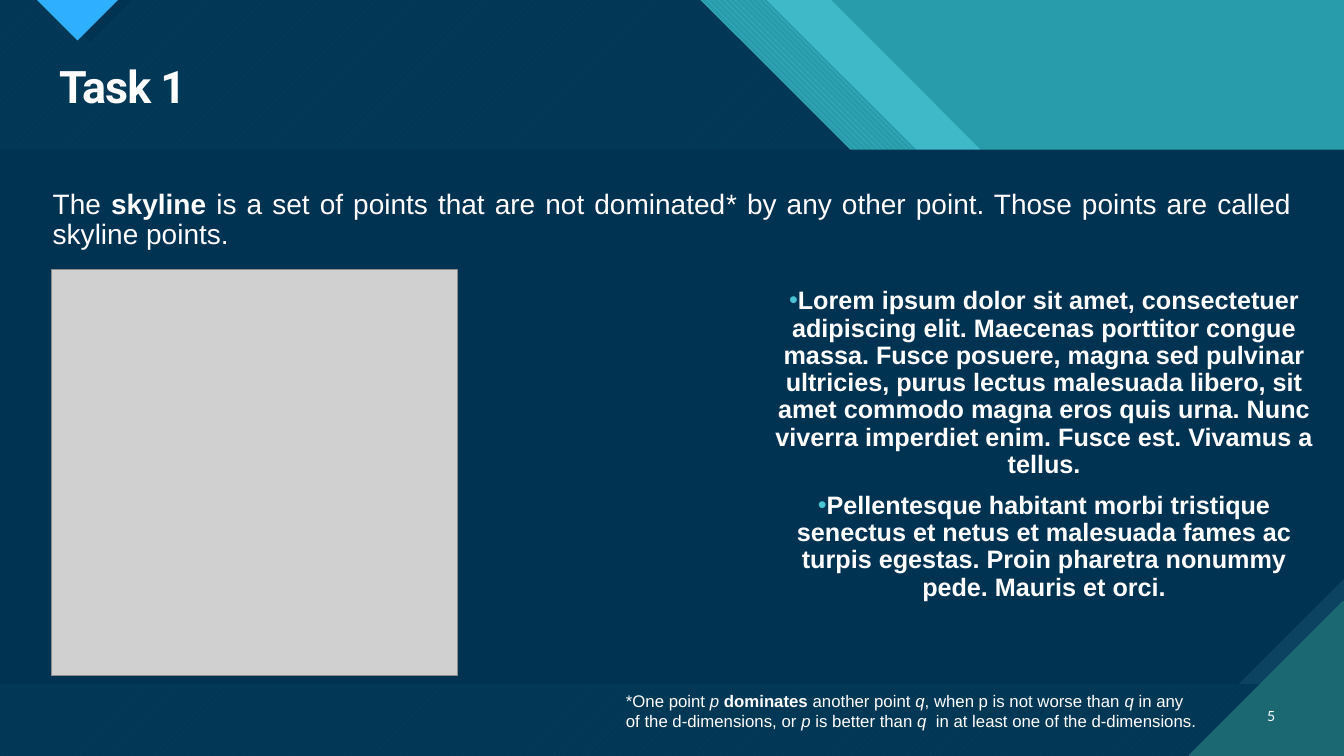
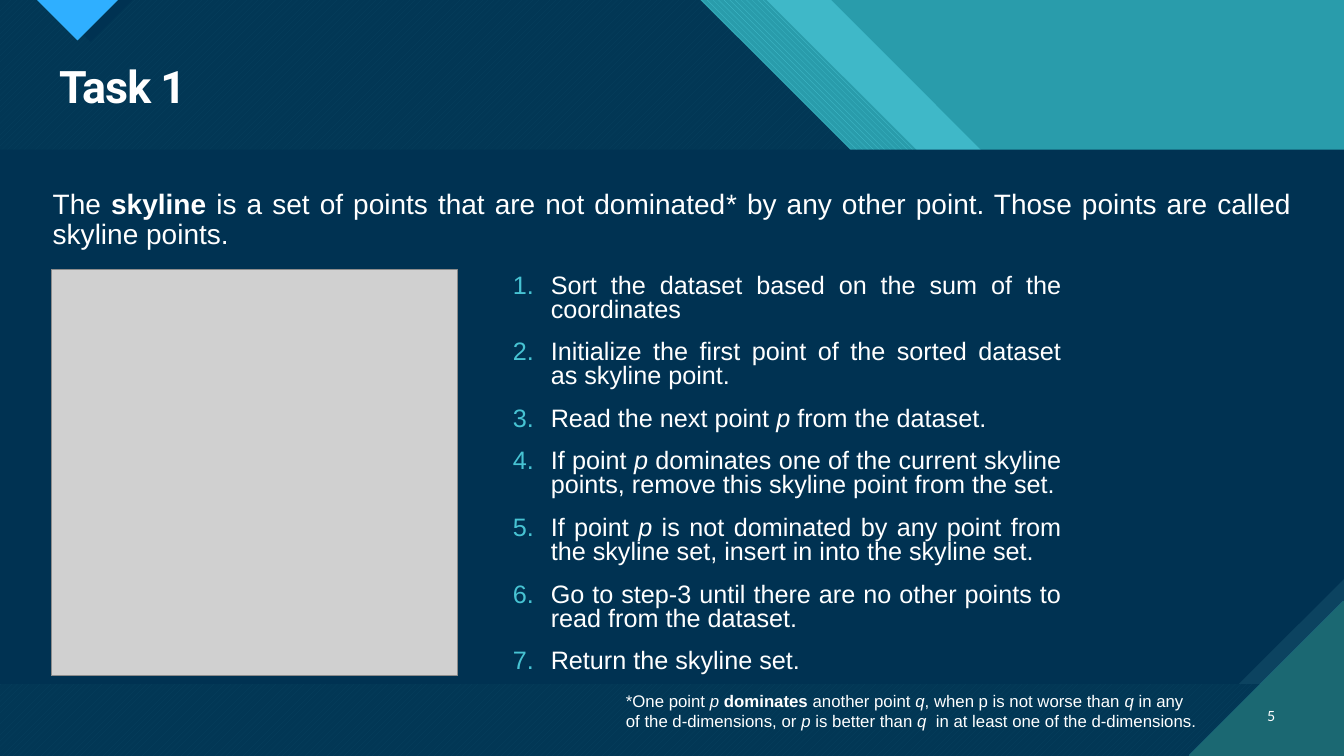
Before and after one commit to MnAppsNet/DominanceQueries, a slide deck: slide 5 of reports/report_presentation.pptx. Drawn at 1344x756 pixels with LibreOffice and Linux fonts; fonts in the diff are those of the drawing; grey boxes stand for pictures; background and template pictures are left out; a plain dark background stands for a picture behind light text. Boxes give left, top, right and bottom in pixels: in the first picture for what was removed or moved away, otherwise in the second. Text is boxed around its words. In the diff, an @@ line names an element or a change of style, - is before the commit and + after.

Commit message:
Update presentation

```diff
--- a/reports/report_presentation.pptx
+++ b/reports/report_presentation.pptx
@@ text at [551, 275, 1061, 675]: text changed @@
-• Lorem ipsum dolor sit amet, consectetuer adipiscing elit. Maecenas porttitor congue massa. Fusce posuere, magna sed pulvinar ultricies, purus lectus malesuada libero, sit amet commodo magna eros quis urna. Nunc viverra imperdiet enim. Fusce est. Vivamus a tellus.
-• Pellentesque habitant morbi tristique senectus et netus et malesuada fames ac turpis egestas. Proin pharetra nonummy pede. Mauris et orci.
+1. Sort the dataset based on the sum of the coordinates
+2. Initialize the first point of the sorted dataset as skyline point.
+3. Read the next point p from the dataset.
+4. If point p dominates one of the current skyline points, remove this skyline point from the set.
+5. If point p is not dominated by any point from the skyline set, insert in into the skyline set.
+6. Go to step-3 until there are no other points to read from the dataset.
+7. Return the skyline set.
```
Also in this commit, not shown: 4 other slides changed, 2 slides added, 2 slides removed, 4 other files.
